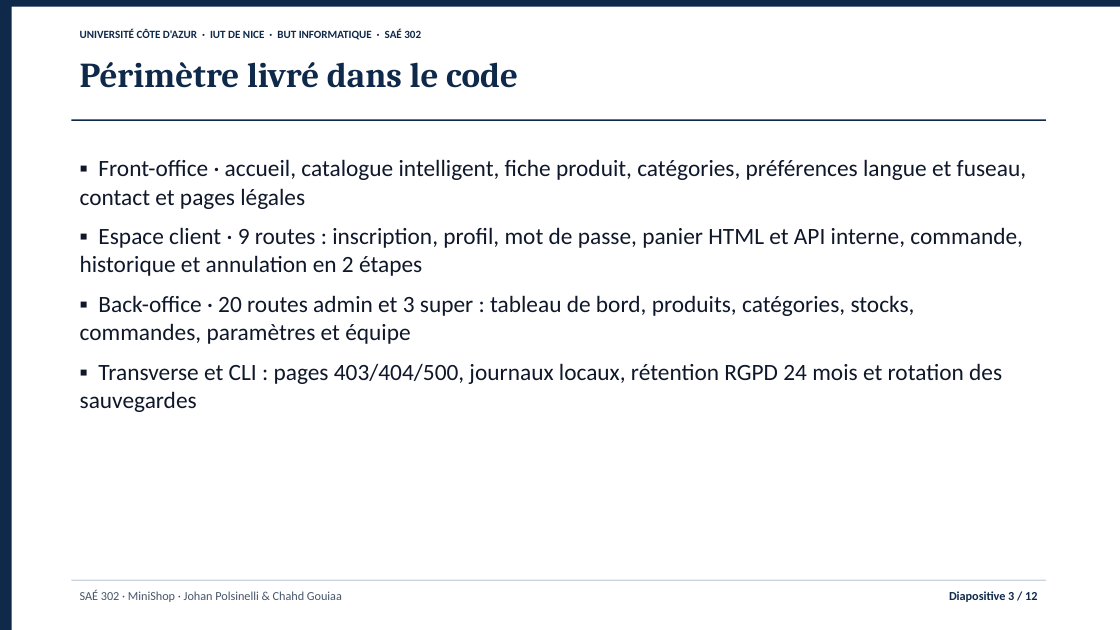
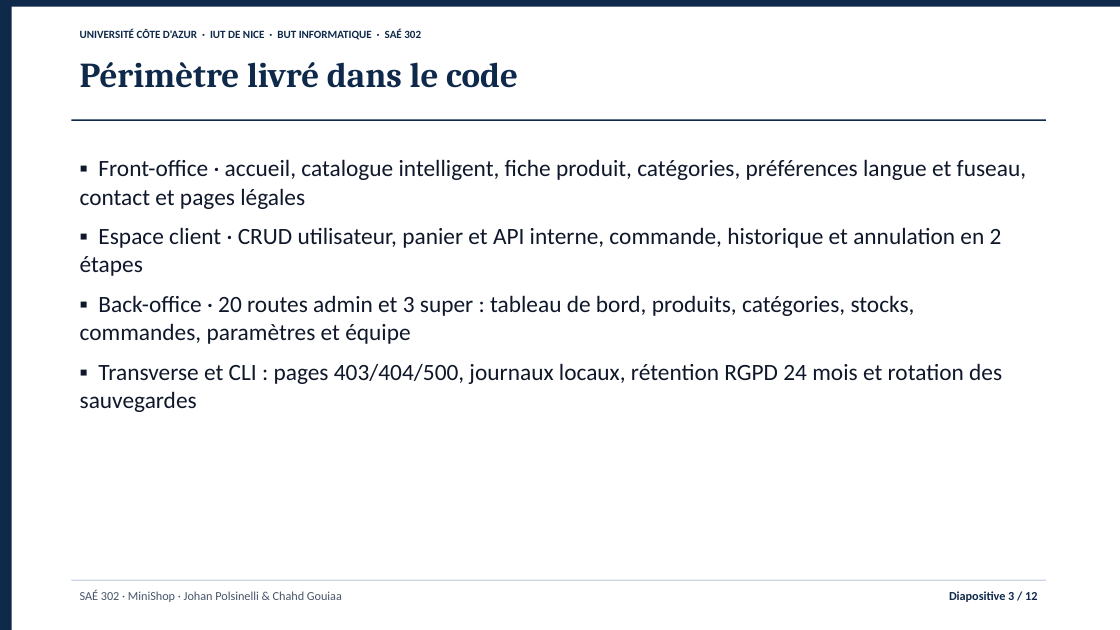
Before and after one commit to jojo8356/SAE-302, a slide deck: slide 3 of livrables/minishop-soutenance.pptx. Drawn at 1120x630 pixels with LibreOffice and Linux fonts; fonts in the diff are those of the drawing. Boxes give left, top, right and bottom in pixels: in the first picture for what was removed or moved away, otherwise in the second. Text is boxed around its words. In the diff, an @@ line names an element or a change of style, - is before the commit and + after.

```diff
--- a/livrables/minishop-soutenance.pptx
+++ b/livrables/minishop-soutenance.pptx
@@ text at [80,227,1002,276]: text changed @@
-▪ Espace client · 9 routes : inscription, profil, mot de passe, panier HTML et API interne, commande, historique et annulation en 2 étapes
+▪ Espace client · CRUD utilisateur, panier et API interne, commande, historique et annulation en 2 étapes
```
Also in this commit, not shown: 4 other files.
